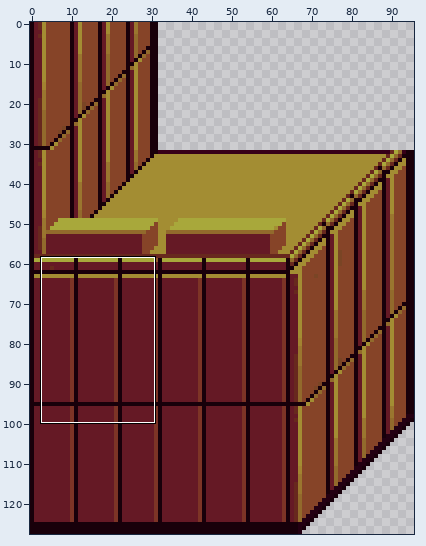
Edited in one commit: sprite sheet (Assets/Levels/Tier04/Props/Sprites/Tier04ATile04b.png). The picture above shows the old version from afar; the outline marks the close-up.
Close-up. First the earlier version:
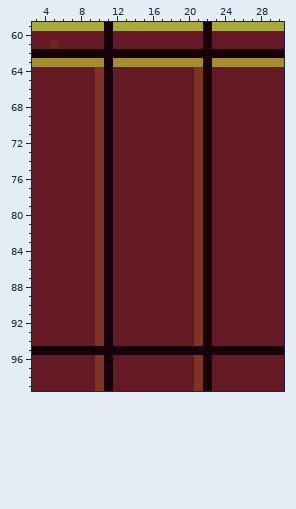
The file is 96x128 pixels. Colours within 5 levels of each other are drawn and written as one. Shown: x 3..30, y 59..99.
The result:
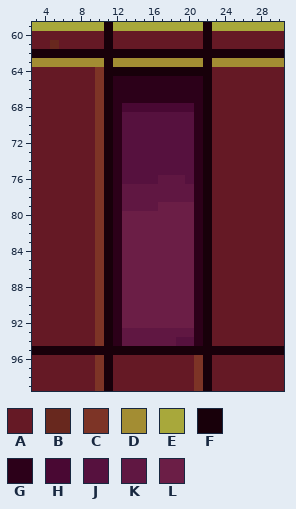
Palette (. is transparent): A #651925  B #68281e  C #7d3426  D #a38d33  E #a8a83b  F #18000a  G #2c0019  H #490833  J #56113e  K #601742  L #6b1e46
Changes in this commit:
y 64: x 12..21 AAAAAAAAAC -> FFFFFFFFFF
y 65..67: x 12..21 AAAAAAAAAC -> GGGGGGGGGG
y 68: x 12..21 AAAAAAAAAC -> GHHHHHHHHG
y 69..75: x 12..21 AAAAAAAAAC -> GJJJJJJJJG
y 76: x 12..21 AAAAAAAAAC -> GJJJJKKKJG
y 77..78: x 12..21 AAAAAAAAAC -> GKKKKKKKKG
y 79: x 12..21 AAAAAAAAAC -> GKKKKLLLLG
y 80..92: x 12..21 AAAAAAAAAC -> GLLLLLLLLG
y 93: x 12..21 AAAAAAAAAC -> GKKKKKKKKG
y 94: x 12..21 AAAAAAAAAC -> GKKKKKKJJG
Changed places in both close-ups, as pixel boxes (x1, y1, x2, y2):
changed: (113, 67, 203, 346)
